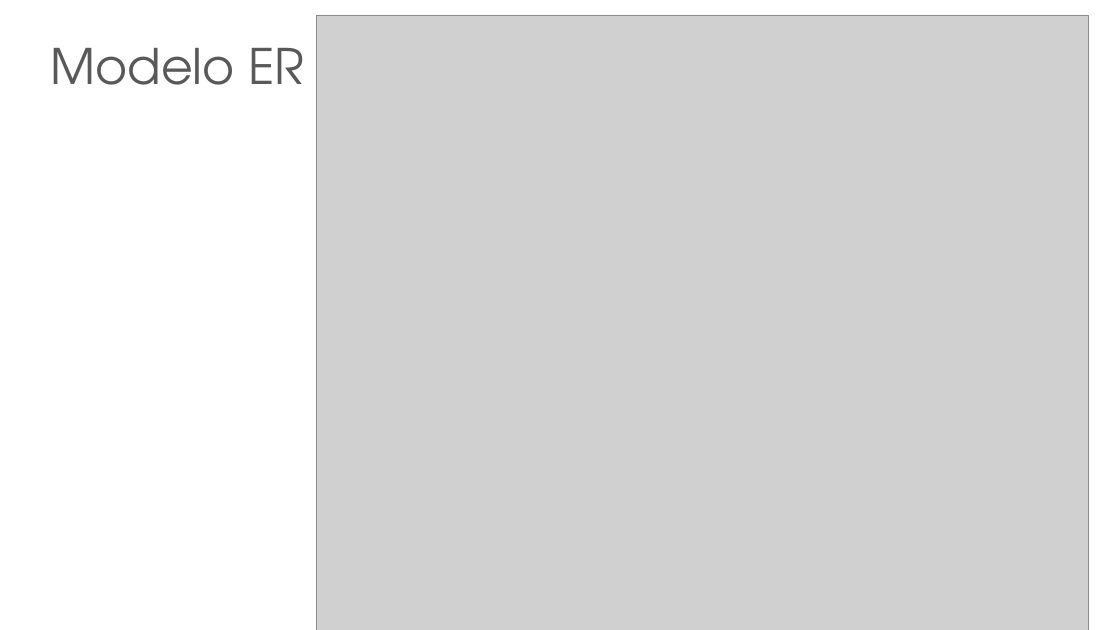
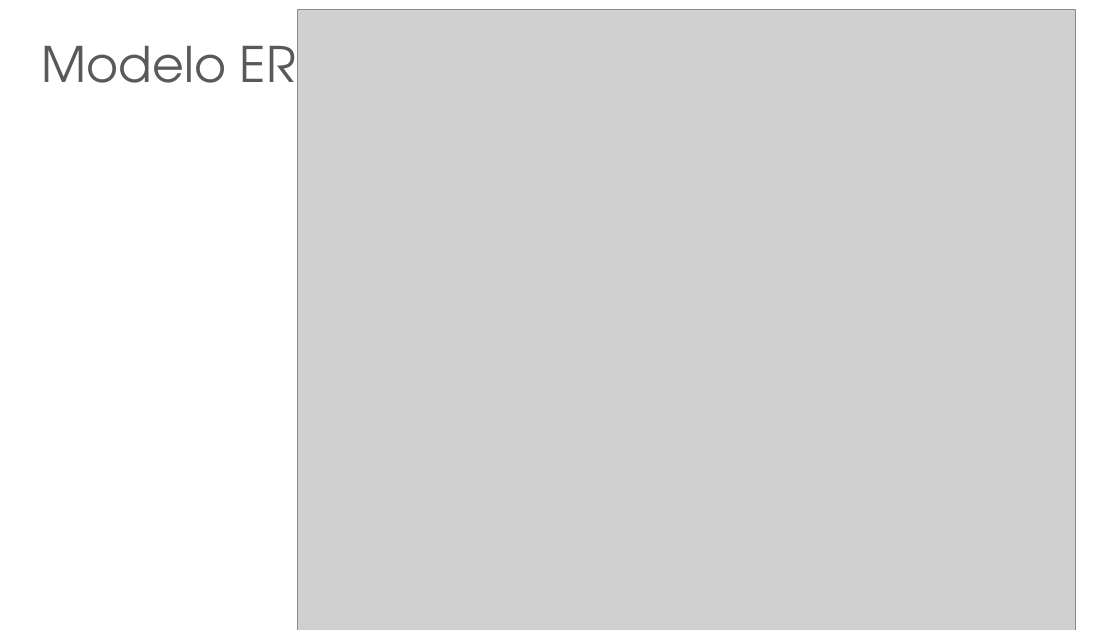
Before and after one commit to ArthurLDS/crescer-2016-2, a slide deck: slide 6 of src/modulo-02-SQLServer/HelpDesk/Trabalho CWI HelpDesk.pptx. Drawn at 1120x630 pixels with LibreOffice and Linux fonts; fonts in the diff are those of the drawing; grey boxes stand for pictures; background and template pictures are left out. Boxes give left, top, right and bottom in pixels: in the first picture for what was removed or moved away, otherwise in the second. Text is boxed around its words. In the diff, an @@ line names an element or a change of style, - is before the commit and + after.

```diff
--- a/src/modulo-02-SQLServer/HelpDesk/Trabalho CWI HelpDesk.pptx
+++ b/src/modulo-02-SQLServer/HelpDesk/Trabalho CWI HelpDesk.pptx
@@ title "Modelo ER": place and size @@
-title "Modelo ER" at (50,48,304,85)
+title "Modelo ER" at (42,46,296,83)
@@ picture: place and size @@
-picture at (317,15,1089,630)
+picture at (297,10,1076,630)
```
Also in this commit, not shown: 5 other slides changed.
